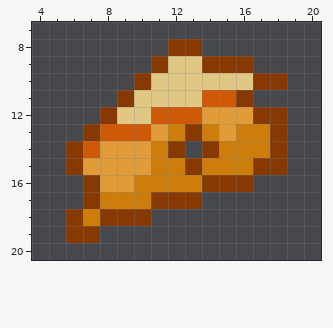
Edited in one commit: pixel-art sprite (images/ingredients/cheese.png). The first picture shows the starting point.
The file is 24x24 pixels. Shown: x 4..20, y 7..20.
The result:
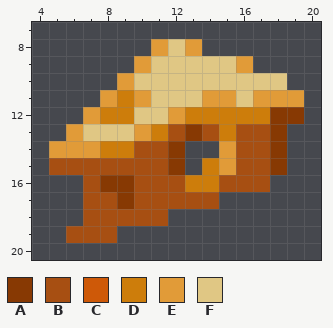
Palette (. is transparent): A #873903  B #a74f12  C #ce5908  D #cd7d0b  E #e19b38  F #e0c784
Edits made:
Changed rows in their new state; - is an unchanged pixel.
first column x 5:
 8 ------EFE------
 9 -----EF--FFE---
10 ----EF------FF-
11 ---EDE---EEFEEE
12 --EDD-FEDDDDD-A
13 -EFFFEDB-BDBB--
14 EEEDDBB--.EBB--
15 BBBBBBBA.-EBB--
16 --BAABBB-DBBB--
17 --BBABBBBB-----
18 -.BBBBB--------
19 -BBB-----------
Changed places in both pictures, as pixel boxes (x1, y1, x2, y2):
changed: (49, 39, 304, 243)
